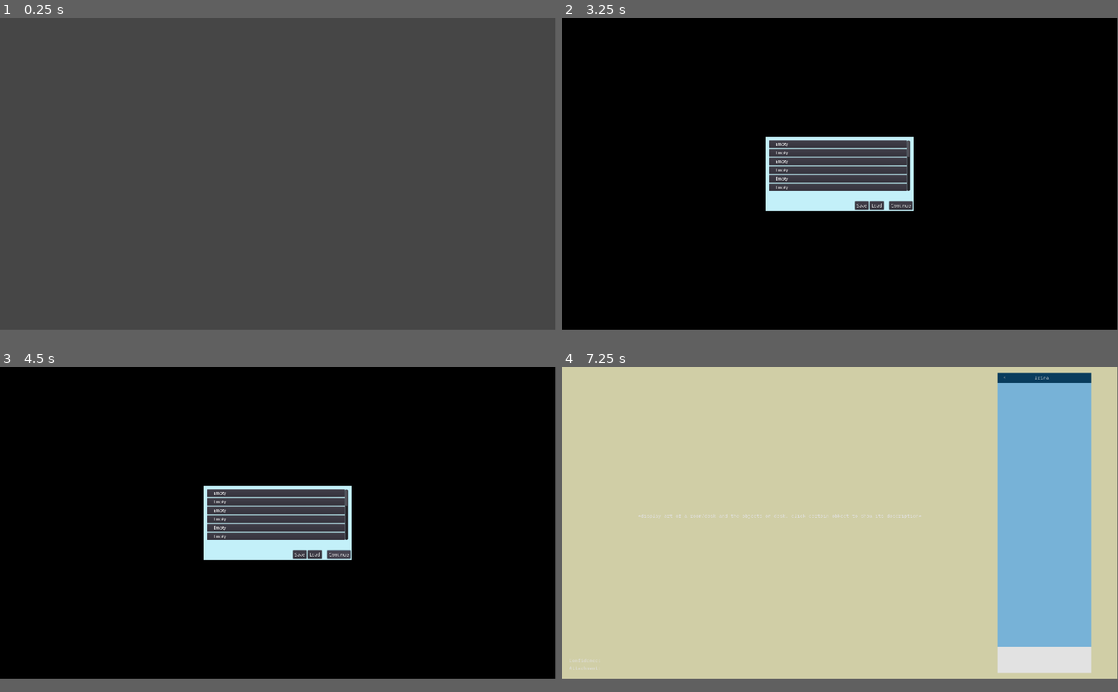
Above: before the commit, frames 1-4 (two rows, left to right).
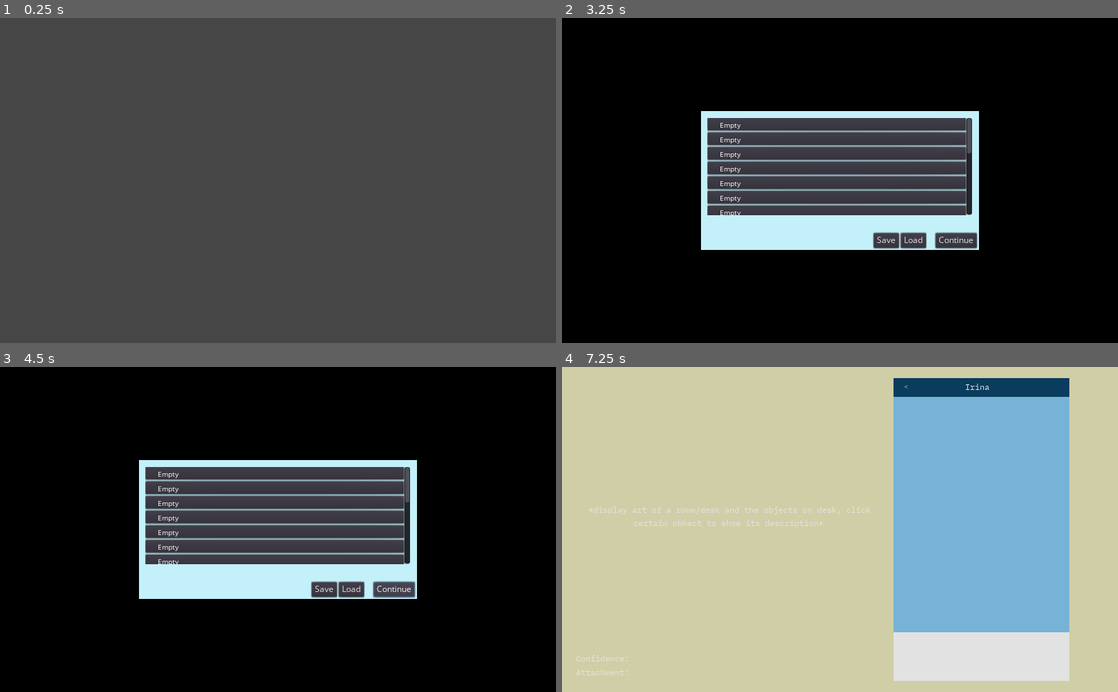
Above: after the commit, the same moments.

Repository: fanyazhi/Zinnia
Game: Godot game, scene res://Game.tscn
Two runs of this game, one before a commit and one after it. Both use one fixed random seed, a clock stepped at 60 frames per second and the inputs below.
Inputs:
- Up to frame 1 (0.25 s): no input
- Up to frame 2 (3.25 s): tap Enter at 0.5, 2 s; tap Space at 1.25, 2.75 s
- Up to frame 3 (4.5 s): click "Continue" at 3.5 s; click "Continue" at 4.25 s
- Up to frame 4 (7.25 s): no input
In our replay, the window is 799x449 before the commit and 800x468 after it. These sizes can differ from the game's own. Grey fills any space a smaller window leaves; there, only what the larger window draws over its background counts as a difference.

The runs differ from the first frame. In frame 1, only the window size differs. In frame 2, 19% of the frame differs, in the area x 25-75%, y 28-72%; in frame 3, 19%; in frame 4, 23%, in the area x 1-96%, y 1-97%.

Commit message:
change resolution and fix fonts

Diff:
--- a/Game.gd
+++ b/Game.gd
@@ -1036,6 +1036,7 @@
 	transition_manager.fade_out_silent()
 	yield(animation_player, "animation_finished")
 
+	yield(get_tree().create_timer(5), "timeout")
 
 	# Add a player choice
 	add_single_choice_entry(PoolStringArray(["Sorry, just ignore those messages",
@@ -2599,8 +2600,8 @@
 	add_her_text_entry("Now i'm regretting staying up, we won't have enough energy to play for very long")
 
 	# Add a player choice
-	add_single_choice_entry("We should book a hotel for tonight",
-							"Awww, we can come back no matter how late it would be, you know, or even book a hotel?")
+	add_single_choice_entry("Awww, we can come back no matter how late it would be, you know, or even book a hotel?",
+							"We should book a hotel for tonight")
 	add_my_text_entry(yield(choice_area, "game_on_choice_selected"))
 	choice_area.clear_all()
 
--- a/Game.tscn
+++ b/Game.tscn
@@ -1,9 +1,10 @@
-[gd_scene load_steps=16 format=2]
+[gd_scene load_steps=17 format=2]
 
 [ext_resource path="res://player_room/PlayerRoom.tscn" type="PackedScene" id=1]
 [ext_resource path="res://fonts/plex_mono_16.tres" type="DynamicFont" id=2]
 [ext_resource path="res://Game.gd" type="Script" id=3]
 [ext_resource path="res://TransitionManager.gd" type="Script" id=4]
+[ext_resource path="res://fonts/open_sans_14.tres" type="DynamicFont" id=5]
 [ext_resource path="res://Player.gd" type="Script" id=7]
 [ext_resource path="res://phone/PhoneScreen.tscn" type="PackedScene" id=8]
 [ext_resource path="res://phone/ChoiceArea.gd" type="Script" id=9]
@@ -59,9 +60,6 @@
 anchor_right = 1.0
 anchor_bottom = 1.0
 script = ExtResource( 3 )
-__meta__ = {
-"_edit_use_anchors_": false
-}
 
 [node name="SaveMenu" parent="." instance=ExtResource( 11 )]
 
@@ -123,8 +121,8 @@
 custom_styles/panel = SubResource( 3 )
 
 [node name="MarginContainer" type="MarginContainer" parent="BackGround"]
-margin_right = 1920.0
-margin_bottom = 1080.0
+margin_right = 1024.0
+margin_bottom = 600.0
 custom_constants/margin_right = 20
 custom_constants/margin_top = 20
 custom_constants/margin_left = 20
@@ -133,22 +131,21 @@
 [node name="HBoxContainer" type="HBoxContainer" parent="BackGround/MarginContainer"]
 margin_left = 20.0
 margin_top = 20.0
-margin_right = 1900.0
-margin_bottom = 1060.0
+margin_right = 1004.0
+margin_bottom = 580.0
 custom_constants/separation = 20
 
 [node name="PlayerRoom" parent="BackGround/MarginContainer/HBoxContainer" instance=ExtResource( 1 )]
 margin_left = 0.0
-margin_right = 1466.0
-margin_bottom = 1040.0
+margin_right = 570.0
 rect_min_size = Vector2( 0, 0 )
 size_flags_horizontal = 3
 size_flags_vertical = 3
 
 [node name="VBoxContainer" type="VBoxContainer" parent="BackGround/MarginContainer/HBoxContainer"]
-margin_left = 1486.0
-margin_right = 1810.0
-margin_bottom = 1040.0
+margin_left = 590.0
+margin_right = 914.0
+margin_bottom = 560.0
 rect_min_size = Vector2( 324, 0 )
 custom_constants/separation = 0
 
@@ -180,12 +177,12 @@
 [node name="PhoneScreen" parent="BackGround/MarginContainer/HBoxContainer/VBoxContainer" instance=ExtResource( 8 )]
 margin_top = 35.0
 margin_right = 324.0
-margin_bottom = 915.0
+margin_bottom = 435.0
 
 [node name="IsTypingPrompt" type="PanelContainer" parent="BackGround/MarginContainer/HBoxContainer/VBoxContainer"]
-margin_top = 915.0
-margin_right = 324.0
-margin_bottom = 950.0
+margin_top = 435.0
+margin_right = 324.0
+margin_bottom = 470.0
 rect_min_size = Vector2( 0, 35 )
 custom_styles/panel = SubResource( 5 )
 
@@ -195,15 +192,16 @@
 size_flags_vertical = 3
 
 [node name="IrinaIsTyping" type="Label" parent="BackGround/MarginContainer/HBoxContainer/VBoxContainer/IsTypingPrompt/HBoxContainer"]
-margin_top = 10.0
-margin_right = 111.0
-margin_bottom = 24.0
+margin_top = 7.0
+margin_right = 116.0
+margin_bottom = 27.0
+custom_fonts/font = ExtResource( 5 )
 text = "   Irina is typing..."
 
 [node name="ChoiceArea" type="PanelContainer" parent="BackGround/MarginContainer/HBoxContainer/VBoxContainer"]
-margin_top = 950.0
-margin_right = 324.0
-margin_bottom = 1040.0
+margin_top = 470.0
+margin_right = 324.0
+margin_bottom = 560.0
 rect_min_size = Vector2( 0, 90 )
 custom_styles/panel = SubResource( 6 )
 script = ExtResource( 9 )
@@ -226,9 +224,9 @@
 custom_constants/separation = 0
 
 [node name="RightSideBuffer" type="PanelContainer" parent="BackGround/MarginContainer/HBoxContainer"]
-margin_left = 1830.0
-margin_right = 1880.0
-margin_bottom = 1040.0
+margin_left = 934.0
+margin_right = 984.0
+margin_bottom = 560.0
 rect_min_size = Vector2( 50, 0 )
 custom_styles/panel = SubResource( 7 )
 
--- a/phone/PhoneEntryLeft.tscn
+++ b/phone/PhoneEntryLeft.tscn
@@ -1,6 +1,7 @@
-[gd_scene load_steps=4 format=2]
+[gd_scene load_steps=5 format=2]
 
 [ext_resource path="res://phone/PhoneEntryLeft.gd" type="Script" id=1]
+[ext_resource path="res://fonts/open_sans_14.tres" type="DynamicFont" id=2]
 
 [sub_resource type="StyleBoxFlat" id=1]
 bg_color = Color( 0.439216, 0.760784, 0.611765, 1 )
@@ -21,7 +22,7 @@
 margin_left = 10.0
 margin_top = 1.0
 margin_right = 71.0
-margin_bottom = 1834.0
+margin_bottom = 2482.0
 custom_constants/separation = 10
 
 [node name="PanelContainer" type="PanelContainer" parent="HBoxContainer"]
@@ -34,13 +35,14 @@
 [node name="PanelContainer2" type="PanelContainer" parent="HBoxContainer"]
 margin_left = 60.0
 margin_right = 61.0
-margin_bottom = 1833.0
+margin_bottom = 2481.0
 size_flags_horizontal = 3
 custom_styles/panel = SubResource( 2 )
 
 [node name="TextEntry" type="Label" parent="HBoxContainer/PanelContainer2"]
 margin_right = 1.0
-margin_bottom = 1833.0
+margin_bottom = 2481.0
 size_flags_horizontal = 3
+custom_fonts/font = ExtResource( 2 )
 text = "hey csfgweuychdscsygcesuygckhvfkdbvdscyusdgcuiahciuahdckdsbcyusgcysgdciusduicgryfgcuiscudscudsgcyugaiuchus"
 autowrap = true
--- a/phone/PhoneEntryRight.tscn
+++ b/phone/PhoneEntryRight.tscn
@@ -1,6 +1,7 @@
-[gd_scene load_steps=4 format=2]
+[gd_scene load_steps=5 format=2]
 
 [ext_resource path="res://phone/PhoneEntryRight.gd" type="Script" id=1]
+[ext_resource path="res://fonts/open_sans_14.tres" type="DynamicFont" id=2]
 
 [sub_resource type="StyleBoxEmpty" id=2]
 
@@ -22,23 +23,23 @@
 margin_left = 10.0
 margin_top = 1.0
 margin_right = 270.0
-margin_bottom = 111.0
+margin_bottom = 113.0
 size_flags_horizontal = 3
 size_flags_vertical = 3
 custom_constants/separation = 10
 
 [node name="PanelContainer2" type="PanelContainer" parent="HBoxContainer"]
 margin_right = 200.0
-margin_bottom = 110.0
+margin_bottom = 112.0
 size_flags_horizontal = 3
 custom_styles/panel = SubResource( 2 )
 
 [node name="TextEntry" type="Label" parent="HBoxContainer/PanelContainer2"]
-margin_top = 14.0
 margin_right = 200.0
-margin_bottom = 96.0
+margin_bottom = 112.0
 rect_min_size = Vector2( 200, 0 )
 size_flags_horizontal = 3
+custom_fonts/font = ExtResource( 2 )
 text = "hey csfgweuychdscsygcesuygckhvfkdbvdscyusdgcuiahciuahdckdsbcyusgcysgdciusduicgryfgcuiscudscudsgcyugaiuchus"
 autowrap = true
 
--- a/phone/TimeStamp.tscn
+++ b/phone/TimeStamp.tscn
@@ -1,6 +1,7 @@
-[gd_scene load_steps=2 format=2]
+[gd_scene load_steps=3 format=2]
 
 [ext_resource path="res://phone/TimeStamp.gd" type="Script" id=1]
+[ext_resource path="res://fonts/open_sans_14.tres" type="DynamicFont" id=2]
 
 [node name="TimeStamp" type="MarginContainer"]
 margin_left = 1014.0
@@ -16,9 +17,10 @@
 margin_left = 10.0
 margin_top = 5.0
 margin_right = 11.0
-margin_bottom = 138.0
+margin_bottom = 186.0
 size_flags_horizontal = 7
 size_flags_vertical = 1
+custom_fonts/font = ExtResource( 2 )
 text = "*time*"
 align = 1
 autowrap = true
--- a/project.godot
+++ b/project.godot
@@ -25,8 +25,8 @@
 
 [display]
 
-window/size/width=1920
-window/size/height=1080
+window/stretch/mode="2d"
+window/stretch/aspect="keep"
 
 [gui]
 
